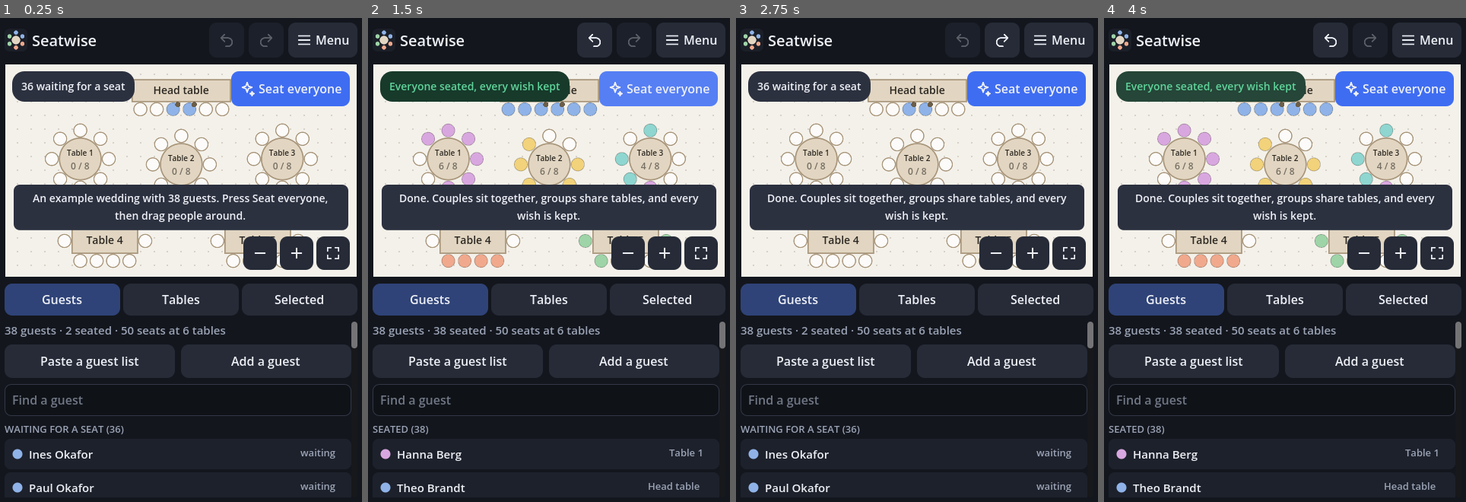
Above: before the commit, frames 1-4 (left to right).
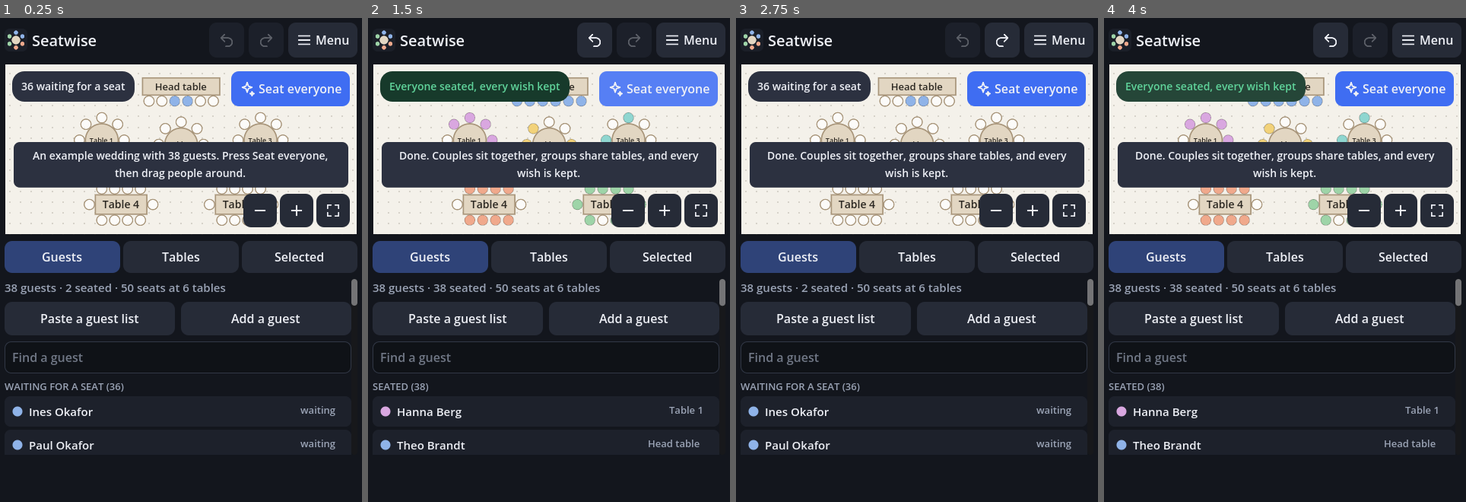
Above: after the commit, the same moments.

Repository: iSquare-Lab/seatwise
Game: Godot game, scene res://main.tscn
Two runs of this game, one before a commit and one after it. Both use one fixed random seed, a clock stepped at 60 frames per second and the inputs below.
Inputs (mouse positions are in pixels of both pictures, inside the frame that each line leads up to):
- Up to frame 1 (0.25 s): no input
- Up to frame 2 (1.5 s): click "36 waiting for a seat" at 0.5 s; click "Seat everyone" at 1.25 s
- Up to frame 3 (2.75 s): click (964, 42) at 2 s
- Up to frame 4 (4 s): click (1371, 42) at 2.75 s; click "Everyone seated, every wish k…" at 3.5 s

The runs differ from the first frame. In frame 1, 41% of the frame differs, in the area x 1-99%, y 11-99%; in frame 2, 41%; in frame 3, 41%; in frame 4, 41%.

Commit message:
Phone layout: the page ends above the corner return button

Diff:
--- a/project/scripts/main.gd
+++ b/project/scripts/main.gd
@@ -14,6 +14,7 @@
 var _panel: PlanPanel
 var _view: VenueView
 var _side: SidePanel
+var _page: MarginContainer
 var _body: BoxContainer
 var _undo_button: Button
 var _redo_button: Button
@@ -52,14 +53,14 @@
 	back.set_anchors_preset(Control.PRESET_FULL_RECT)
 	back.mouse_filter = Control.MOUSE_FILTER_IGNORE
 	add_child(back)
-	var margin := MarginContainer.new()
-	margin.set_anchors_preset(Control.PRESET_FULL_RECT)
+	_page = MarginContainer.new()
+	_page.set_anchors_preset(Control.PRESET_FULL_RECT)
 	for side in ["left", "right", "top", "bottom"]:
-		margin.add_theme_constant_override("margin_" + side, 8)
-	add_child(margin)
+		_page.add_theme_constant_override("margin_" + side, 8)
+	add_child(_page)
 	var root := VBoxContainer.new()
 	root.add_theme_constant_override("separation", 8)
-	margin.add_child(root)
+	_page.add_child(root)
 	root.add_child(_build_top_bar())
 	_body = BoxContainer.new()
 	_body.size_flags_vertical = Control.SIZE_EXPAND_FILL
@@ -131,6 +132,8 @@
 	_laid_out = true
 	_body.vertical = not wide
 	_side.set_wide(wide, size.y)
+	# On a phone the page ends above the host's round return button in the bottom-right corner.
+	_page.add_theme_constant_override("margin_bottom", 8 if wide else SidePanel.CORNER_CLEARANCE)
 	_view.fit.call_deferred()
 
 
--- a/project/scripts/side_panel.gd
+++ b/project/scripts/side_panel.gd
@@ -4,8 +4,8 @@
 ## wide screens, below it on phones.
 
 ## Room kept free at the bottom of the pages, so the last rows can scroll clear of the host's round
-## return button in the bottom-right corner of the page.
-const CORNER_CLEARANCE := 56
+## return button in the bottom-right corner of the page (64 units are about 52 CSS px on a phone).
+const CORNER_CLEARANCE := 64
 
 var guests: GuestPage
 var tables: TablePage
